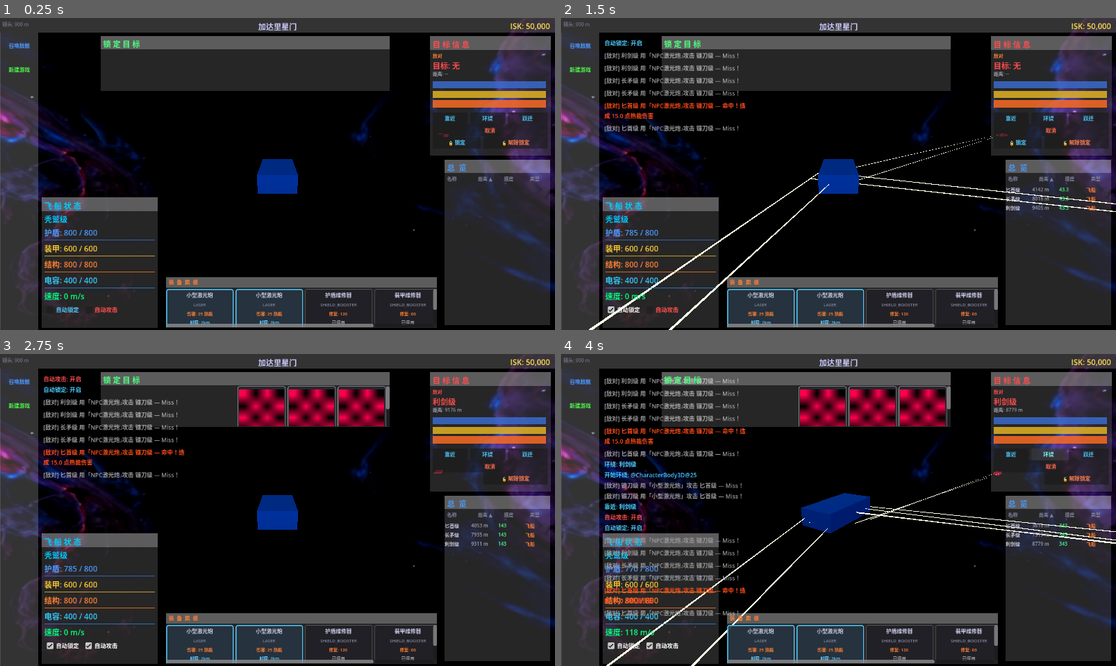
Above: before the commit, frames 1-4 (two rows, left to right).
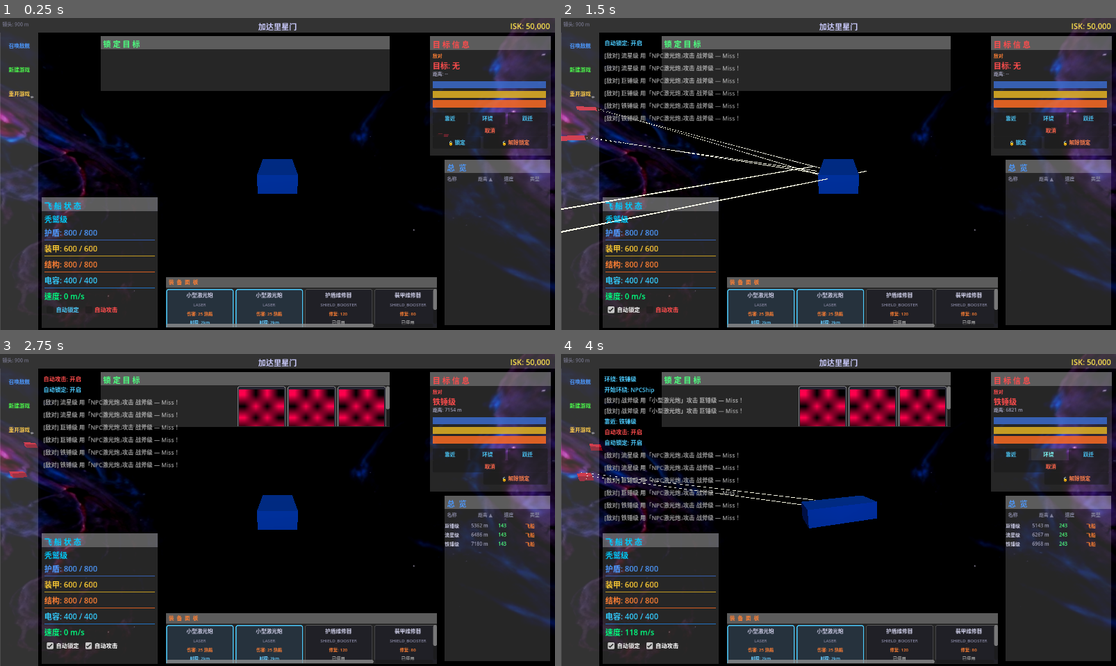
Above: after the commit, the same moments.

Repository: ZhanXuzhao/space-war
Game: Godot game, scene res://scenes/main.tscn
Same seed, same stepped clock (60 frames per second), same inputs: the game is played once before the commit and once after it. The engine's default icon, where the game draws it, is replaced by a stand-in: a white triangle on a blue panel in a dark square.
Inputs (mouse positions are in pixels of both pictures, inside the frame that each line leads up to):
- Up to frame 1 (0.25 s): no input
- Up to frame 2 (1.5 s): click (577, 92) at 0.5 s, where only the run after the commit has a clickable "重开游戏"; click "自动锁定" at 1.25 s
- Up to frame 3 (2.75 s): click "自动攻击" at 2 s
- Up to frame 4 (4 s): click "靠近" at 2.75 s; click "环绕" at 3.5 s

The runs differ from the first frame. In frame 1, less than 0.1% of the frame differs, in the area x 1-6%, y 23-26%; in frame 2, 2.8%; in frame 3, 1.4%; in frame 4, 8.3%, in the area x 1-100%, y 7-100%.

Commit message:
feat 重开游戏

Diff:
--- a/scenes/ui/HUD.tscn
+++ b/scenes/ui/HUD.tscn
@@ -563,6 +563,19 @@
 text = "新建游戏"
 flat = true
 
+[node name="RestartGameButton" type="Button" parent="MenuPanel" unique_id=1968127151]
+layout_mode = 0
+offset_left = 5.0
+offset_top = 105.0
+offset_right = 75.0
+offset_bottom = 150.0
+theme_override_colors/font_color = Color(1, 0.8, 0.3, 1)
+theme_override_colors/font_pressed_color = Color(1, 0.3, 0.3, 1)
+theme_override_colors/font_hover_color = Color(1, 0.9, 0.5, 1)
+theme_override_font_sizes/font_size = 11
+text = "重开游戏"
+flat = true
+
 [node name="MessageLog" type="VBoxContainer" parent="." unique_id=2108244219]
 custom_minimum_size = Vector2(300, 300)
 offset_left = 90.0
--- a/scripts/ui/HUD.gd
+++ b/scripts/ui/HUD.gd
@@ -36,6 +36,7 @@
 @export var context_menu: OverviewContextMenu
 @export var spawn_button: Button
 @export var new_game_button: Button
+@export var restart_game_button: Button
 @export var cam_dist_label: Label
 @export var menu_panel: Panel
 @export var btn_lock: Button
@@ -145,6 +146,8 @@
 		spawn_button = get_node_or_null("MenuPanel/SpawnButton") as Button
 	if not new_game_button:
 		new_game_button = get_node_or_null("MenuPanel/NewGameButton") as Button
+	if not restart_game_button:
+		restart_game_button = get_node_or_null("MenuPanel/RestartGameButton") as Button
 	if not message_log:
 		message_log = get_node_or_null("MessageLog") as VBoxContainer
 
@@ -235,6 +238,10 @@
 	# 连接新建游戏按钮
 	if new_game_button:
 		new_game_button.pressed.connect(_on_new_game_pressed)
+
+	# 连接重开游戏按钮
+	if restart_game_button:
+		restart_game_button.pressed.connect(_on_restart_game_pressed)
 
 func _find_player() -> void:
 	var ships = get_tree().get_nodes_in_group("player_ship")
@@ -1217,13 +1224,14 @@
 	# 重新加载主场景
 	get_tree().change_scene_to_file("res://scenes/main.tscn")
 
+func _on_restart_game_pressed() -> void:
+	# 直接重新加载主场景，不重置数据
+	get_tree().change_scene_to_file("res://scenes/main.tscn")
+
 func _delete_save_files() -> void:
-	# 删除面板布局存档
+	# 删除面板布局存档（含自动锁定/攻击设置）
 	if FileAccess.file_exists(PANEL_SAVE_PATH):
 		DirAccess.remove_absolute(PANEL_SAVE_PATH)
-	# 删除自动设置存档
-	if FileAccess.file_exists(AUTO_SETTINGS_PATH):
-		DirAccess.remove_absolute(AUTO_SETTINGS_PATH)
 
 static func entry_name(node: Node) -> String:
 	if node is Ship and node.ship_data:
@@ -1270,9 +1278,12 @@
 		cfg.set_value("EquipmentPanel", "offset_top", weapon.offset_top)
 		cfg.set_value("EquipmentPanel", "offset_right", weapon.offset_right)
 		cfg.set_value("EquipmentPanel", "offset_bottom", weapon.offset_bottom)
+	# 保存自动锁定/攻击勾选状态
+	if auto_lock_check:
+		cfg.set_value("AutoSettings", "auto_lock", auto_lock_check.button_pressed)
+	if auto_attack_check:
+		cfg.set_value("AutoSettings", "auto_attack", auto_attack_check.button_pressed)
 	cfg.save(PANEL_SAVE_PATH)
-	# 保存自动锁定/攻击勾选状态（用独立文件避免 ConfigFile.get_value 类型推断 bug）
-	_save_auto_settings()
 
 func _load_panel_layout() -> void:
 	var cfg = ConfigFile.new()
@@ -1313,35 +1324,18 @@
 			weapon.offset_top = cfg.get_value("EquipmentPanel", "offset_top")
 			weapon.offset_right = cfg.get_value("EquipmentPanel", "offset_right")
 			weapon.offset_bottom = cfg.get_value("EquipmentPanel", "offset_bottom")
-	# 加载自动锁定/攻击勾选状态（用独立文件避免 ConfigFile 类型推断 bug）
-	_load_auto_settings()
-
-## ====== 自动设置持久化（用文件读写绕过 ConfigFile 类型推断 bug） ======
-
-const AUTO_SETTINGS_PATH: String = "user://auto_settings.cfg"
-
-func _save_auto_settings() -> void:
-	var f = FileAccess.open(AUTO_SETTINGS_PATH, FileAccess.WRITE)
-	if f:
-		f.store_line("auto_lock=%d" % (1 if auto_lock_check and auto_lock_check.pressed else 0))
-		f.store_line("auto_attack=%d" % (1 if auto_attack_check and auto_attack_check.pressed else 0))
-
-func _load_auto_settings() -> void:
-	if not FileAccess.file_exists(AUTO_SETTINGS_PATH):
-		return
-	var f = FileAccess.open(AUTO_SETTINGS_PATH, FileAccess.READ)
-	if not f:
-		return
-	while not f.eof_reached():
-		var line = f.get_line().strip_edges()
-		if line.begins_with("auto_lock="):
-			_auto_lock_enabled = (line.trim_prefix("auto_lock=").to_int() == 1)
-			if auto_lock_check:
-				auto_lock_check.set_pressed_no_signal(_auto_lock_enabled)
-		elif line.begins_with("auto_attack="):
-			_auto_attack_enabled = (line.trim_prefix("auto_attack=").to_int() == 1)
-			if auto_attack_check:
-				auto_attack_check.set_pressed_no_signal(_auto_attack_enabled)
+
+	# 加载自动锁定/攻击勾选状态
+	if cfg.has_section_key("AutoSettings", "auto_lock"):
+		var val = cfg.get_value("AutoSettings", "auto_lock", false)
+		_auto_lock_enabled = val
+		if auto_lock_check:
+			auto_lock_check.set_pressed_no_signal(val)
+	if cfg.has_section_key("AutoSettings", "auto_attack"):
+		var val = cfg.get_value("AutoSettings", "auto_attack", false)
+		_auto_attack_enabled = val
+		if auto_attack_check:
+			auto_attack_check.set_pressed_no_signal(val)
 
 ## ====== 消息与信息 ======
 
